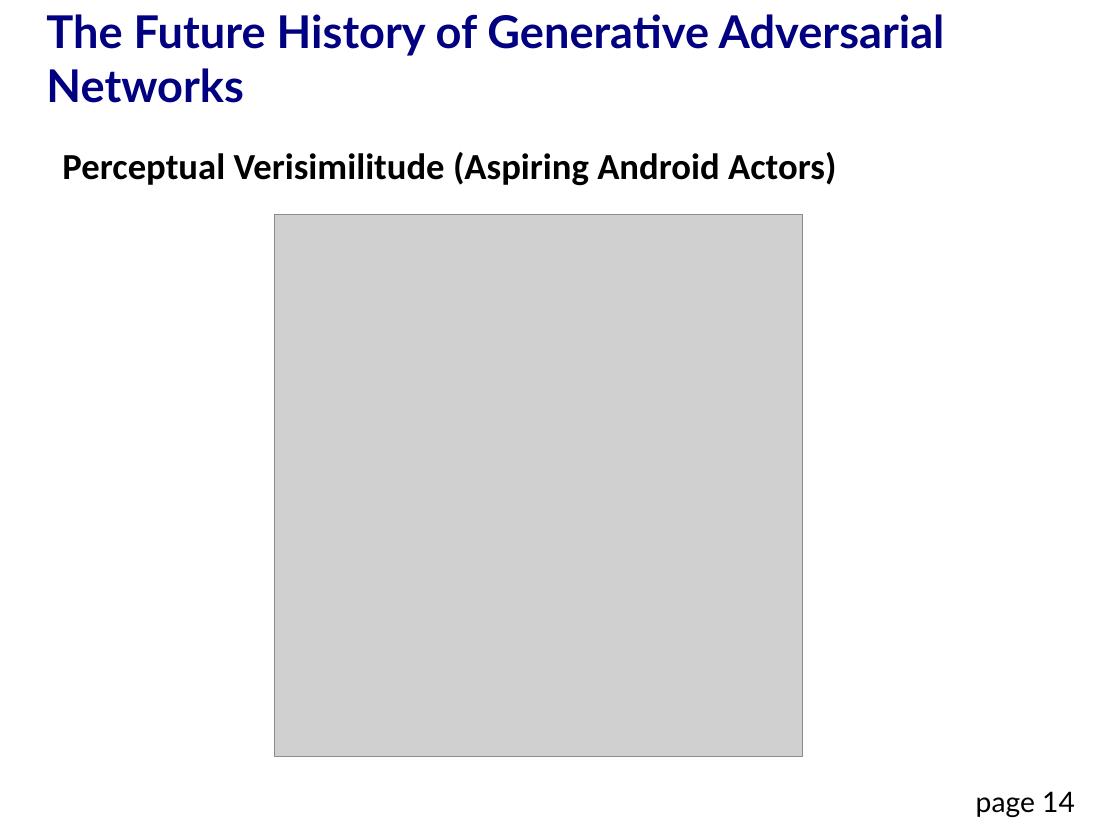
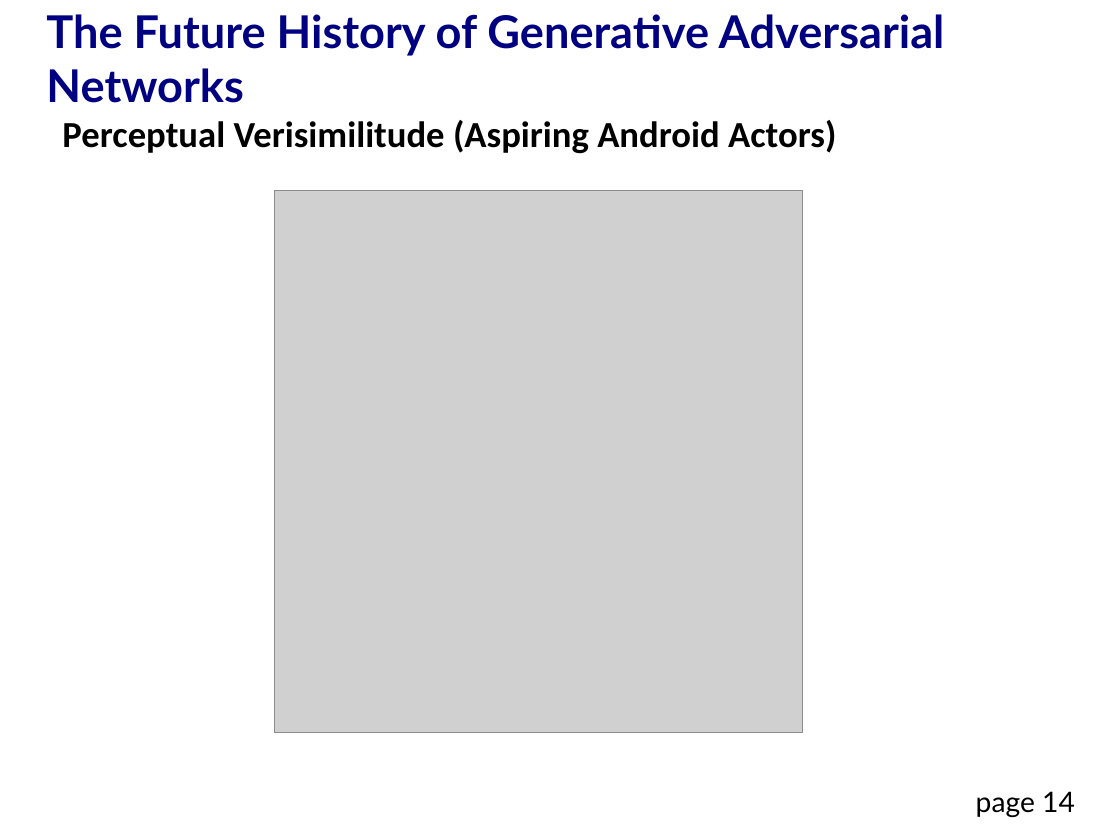
Before and after one commit to DavidMertz/GITEX-2021, a slide deck: slide 14 of Future_History_of_GAN.odp. Drawn at 1120x840 pixels with LibreOffice and Linux fonts; fonts in the diff are those of the drawing; grey boxes stand for pictures. Boxes give left, top, right and bottom in pixels: in the first picture for what was removed or moved away, otherwise in the second. Text is boxed around its words. In the diff, an @@ line names an element or a change of style, - is before the commit and + after.

```diff
--- a/Future_History_of_GAN.odp
+++ b/Future_History_of_GAN.odp
@@ text "Perceptual Verisimilitude (Aspiring Android Actors)": place and size @@
-text "Perceptual Verisimilitude (Aspiring Android Actors)" at (62, 152, 836, 186)
+text "Perceptual Verisimilitude (Aspiring Android Actors)" at (62, 120, 836, 154)
@@ picture: place and size @@
-picture at (274, 214, 803, 756)
+picture at (274, 190, 803, 732)
```
Also in this commit, not shown: 1 other slide changed, 1 other file.
